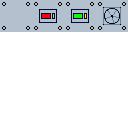
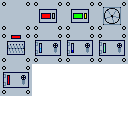
Two versions of the same layered image (128x128). Layer-by-layer changes:
added layer "Pasted Layer copy" above "Background" over [0, 64, 32, 96]
painted on "Background" over [0, 32, 128, 64]
